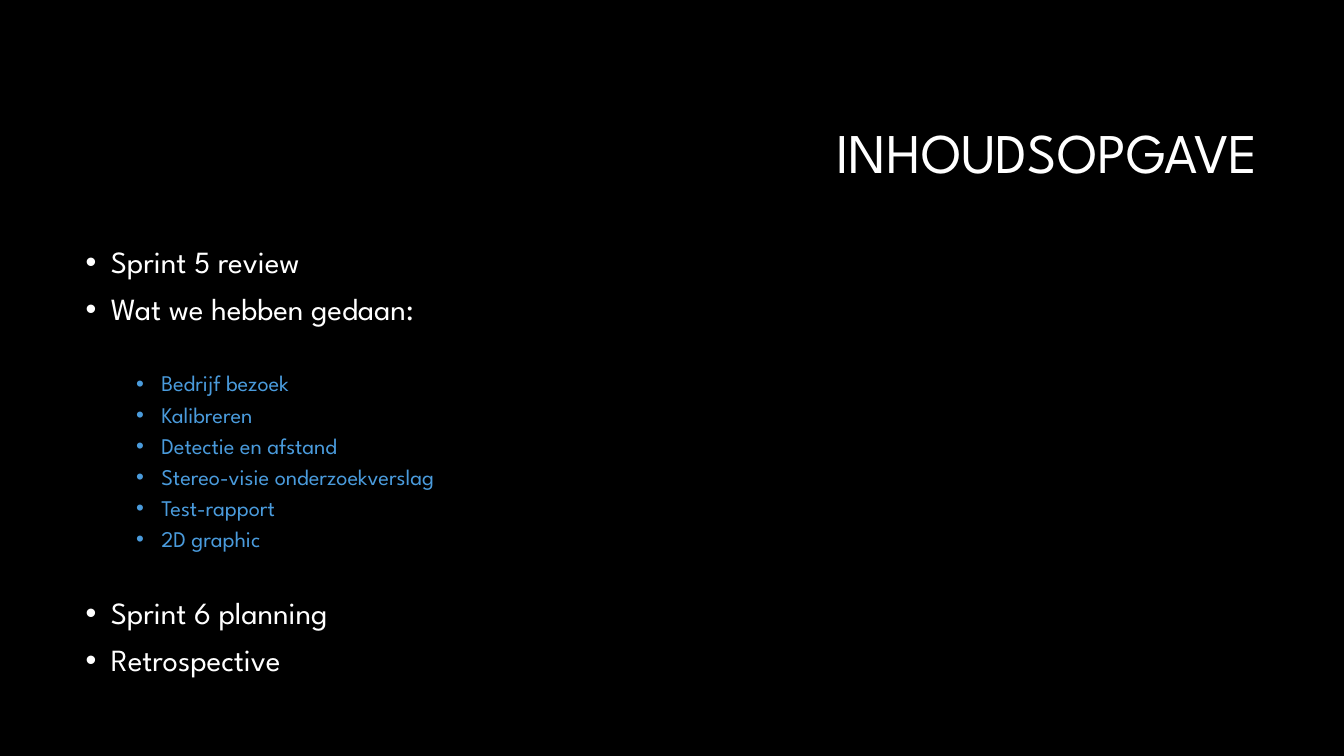
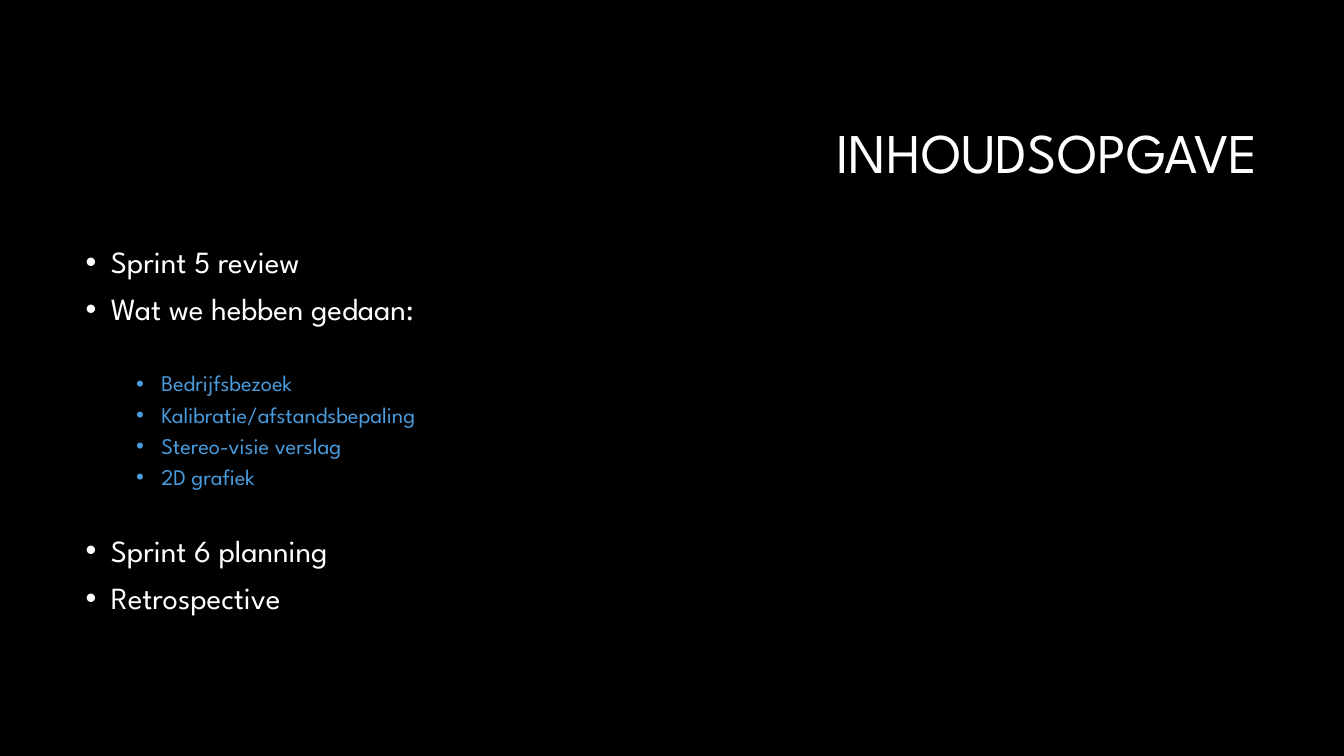
Before and after one commit to TomHeij/Project5-6, a slide deck: slide 2 of Opleverset_Project_5-6/Manage_&_Control/PO meeting 6.pptx. Drawn at 1344x756 pixels with LibreOffice and Linux fonts; fonts in the diff are those of the drawing; background and template pictures are left out. Boxes give left, top, right and bottom in pixels: in the first picture for what was removed or moved away, otherwise in the second. Text is boxed around its words. In the diff, an @@ line names an element or a change of style, - is before the commit and + after.

```diff
--- a/Opleverset_Project_5-6/Manage_&_Control/PO meeting 6.pptx
+++ b/Opleverset_Project_5-6/Manage_&_Control/PO meeting 6.pptx
@@ text at bbox=[161, 375, 415, 490]: text changed @@
-  • Bedrijf bezoek
-  • Kalibreren
-  • Detectie en afstand
-  • Stereo-visie onderzoekverslag
-  • Test-rapport
-  • 2D graphic
+  • Bedrijfsbezoek
+  • Kalibratie/afstandsbepaling
+  • Stereo-visie verslag
+  • 2D grafiek
```
Also in this commit, not shown: 4 other slides changed, 3 slides added, 2 slides removed, 1 other file.
